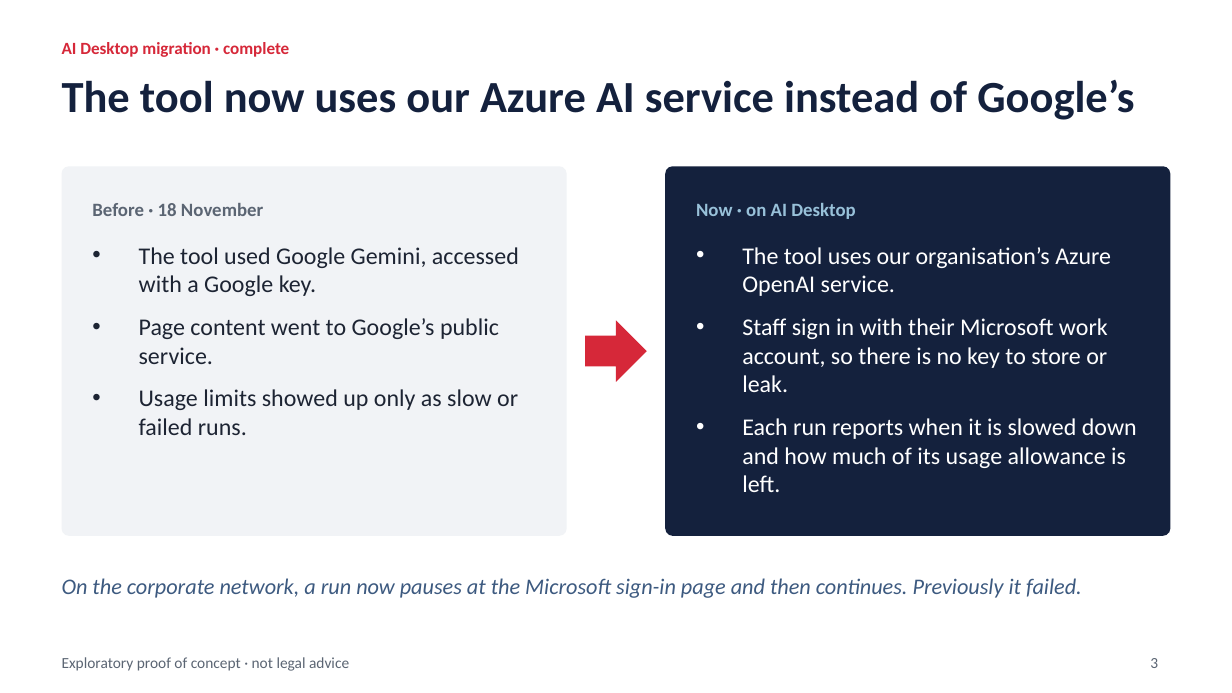
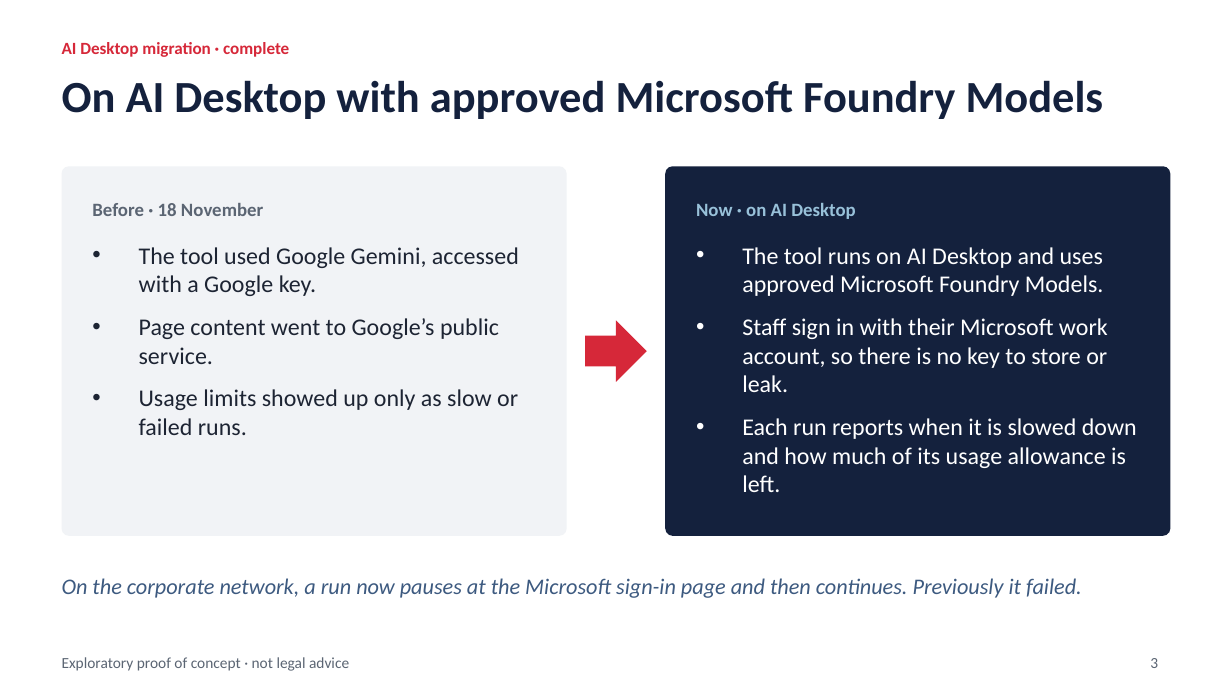
Before and after one commit to roflov2/browser-automation, a slide deck: slide 3 of docs/Drip_Pricing_PoC_update_2026-11-24.pptx. Drawn at 1232x693 pixels with LibreOffice and Linux fonts; fonts in the diff are those of the drawing. Boxes give left, top, right and bottom in pixels: in the first picture for what was removed or moved away, otherwise in the second. Text is boxed around its words. In the diff, an @@ line names an element or a change of style, - is before the commit and + after.

```diff
--- a/docs/Drip_Pricing_PoC_update_2026-11-24.pptx
+++ b/docs/Drip_Pricing_PoC_update_2026-11-24.pptx
@@ title at <box>62,80,1104,119</box>: text changed @@
-The tool now uses our Azure AI service instead of Google’s
+On AI Desktop with approved Microsoft Foundry Models
@@ text at <box>742,247,1104,296</box>: text changed @@
-• The tool uses our organisation’s Azure OpenAI service.
+• The tool runs on AI Desktop and uses approved Microsoft Foundry Models.
```
Also in this commit, not shown: 4 other slides changed.
